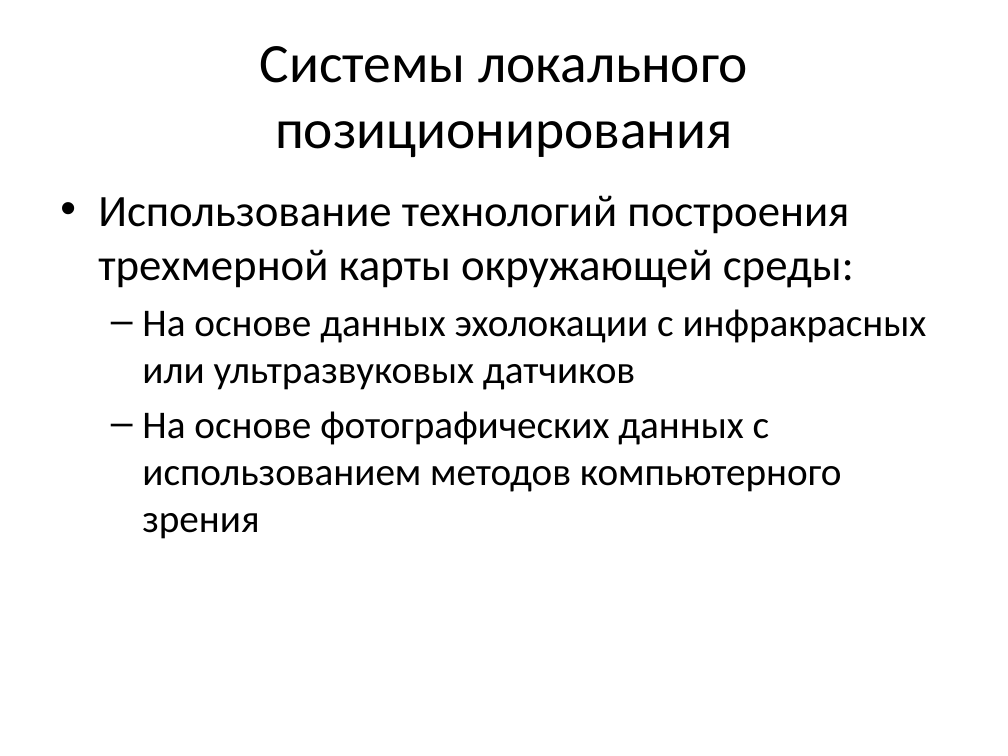
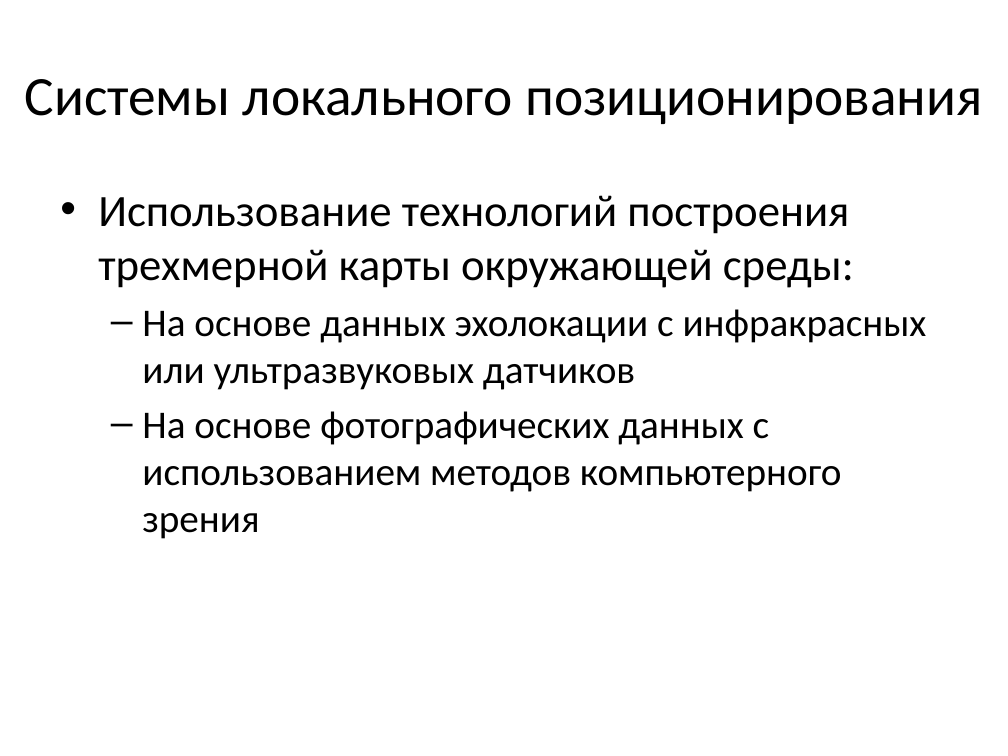
Before and after one commit to pkuderov/gyrocam, a slide deck: slide 5 of presentation.pptx. Drawn at 1008x756 pixels with LibreOffice and Linux fonts; fonts in the diff are those of the drawing. Boxes give left, top, right and bottom in pixels: in the first picture for what was removed or moved away, otherwise in the second. Text is boxed around its words. In the diff, an @@ line names an element or a change of style, - is before the commit and + after.

```diff
--- a/presentation.pptx
+++ b/presentation.pptx
@@ title "Системы локального позиционирования" rewrapped from bbox=[260, 46, 748, 157] to bbox=[25, 79, 982, 124] @@
```
Also in this commit, not shown: 8 other slides changed, 1 other file.
